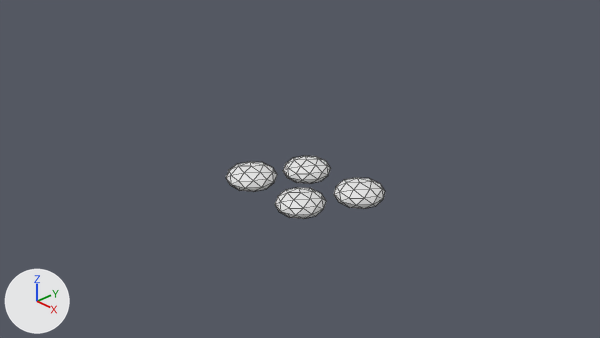
What one commit did to the Blender file objs/worm_simple.blend.
Before and after are seen from the file's camera 'Camera'. The axes (+X, +Y, +Z) are drawn at lower left. The lights are the same throughout. Mesh edges are drawn as thin lines.
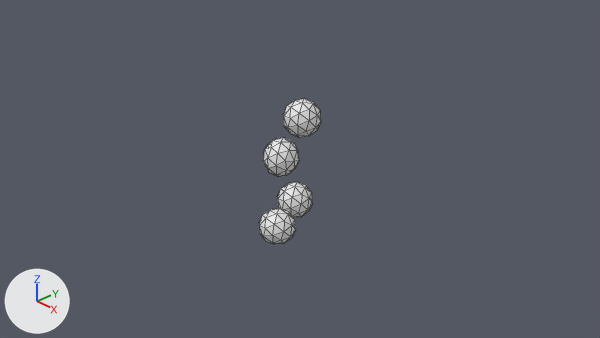
Boxes (x1, y1, x2, y2) around the edits, measured in the pictures (600 x 338 px):
'Icosphere.002', moved, turned, rescaled
    before: (334, 178, 385, 209)
    after: (283, 98, 321, 138)
'Icosphere', moved, turned, rescaled
    before: (275, 187, 326, 219)
    after: (263, 137, 299, 177)
'Icosphere.001', moved, turned, rescaled
    before: (226, 162, 277, 191)
    after: (259, 208, 296, 244)
'Icosphere.003', moved, turned, rescaled
    before: (283, 156, 331, 184)
    after: (277, 182, 313, 218)

The change, as a list of edits to the scene's bpy script:
```text
Change ob_icosphere:
    ob_icosphere.location: (0.556, -0.504, -0.175) -> (0.313, -0.611, 0.422)
    ob_icosphere.rotation_euler: (0.0, 0.0, 0.0) -> (0.0, -1.496, 0.593)  # degrees (0, 0, 0) -> degrees (0, -86, 34)
    ob_icosphere.scale: (0.334, 0.334, 0.147) -> (0.252, 0.252, -0.234)
Change ob_icosphere_001:
    ob_icosphere_001.location: (-0.438, -0.481, -0.171) -> (0.216, -0.606, -0.629)
    ob_icosphere_001.rotation_euler: (0.0, 0.0, 0.0) -> (0.0, -1.496, 0.593)  # degrees (0, 0, 0) -> degrees (0, -86, 34)
    ob_icosphere_001.scale: (0.351, 0.351, 0.155) -> (0.247, 0.247, 0.253)
Change ob_icosphere_002:
    ob_icosphere_002.location: (0.54, 0.629, -0.452) -> (-0.299, 0.331, 0.493)
    ob_icosphere_002.rotation_euler: (0.0, 0.0, 0.0) -> (0.0, -1.496, 0.593)  # degrees (0, 0, 0) -> degrees (0, -86, 34)
    ob_icosphere_002.scale: (0.363, 0.363, 0.16) -> (0.274, 0.274, 0.268)
Change ob_icosphere_003:
    ob_icosphere_003.location: (-0.479, 0.599, -0.452) -> (-0.358, 0.249, -0.777)
    ob_icosphere_003.rotation_euler: (0.0, 0.0, 0.0) -> (0.0, -1.496, 0.593)  # degrees (0, 0, 0) -> degrees (0, -86, 34)
    ob_icosphere_003.scale: (0.353, 0.353, 0.155) -> (0.267, 0.267, 0.261)
```
